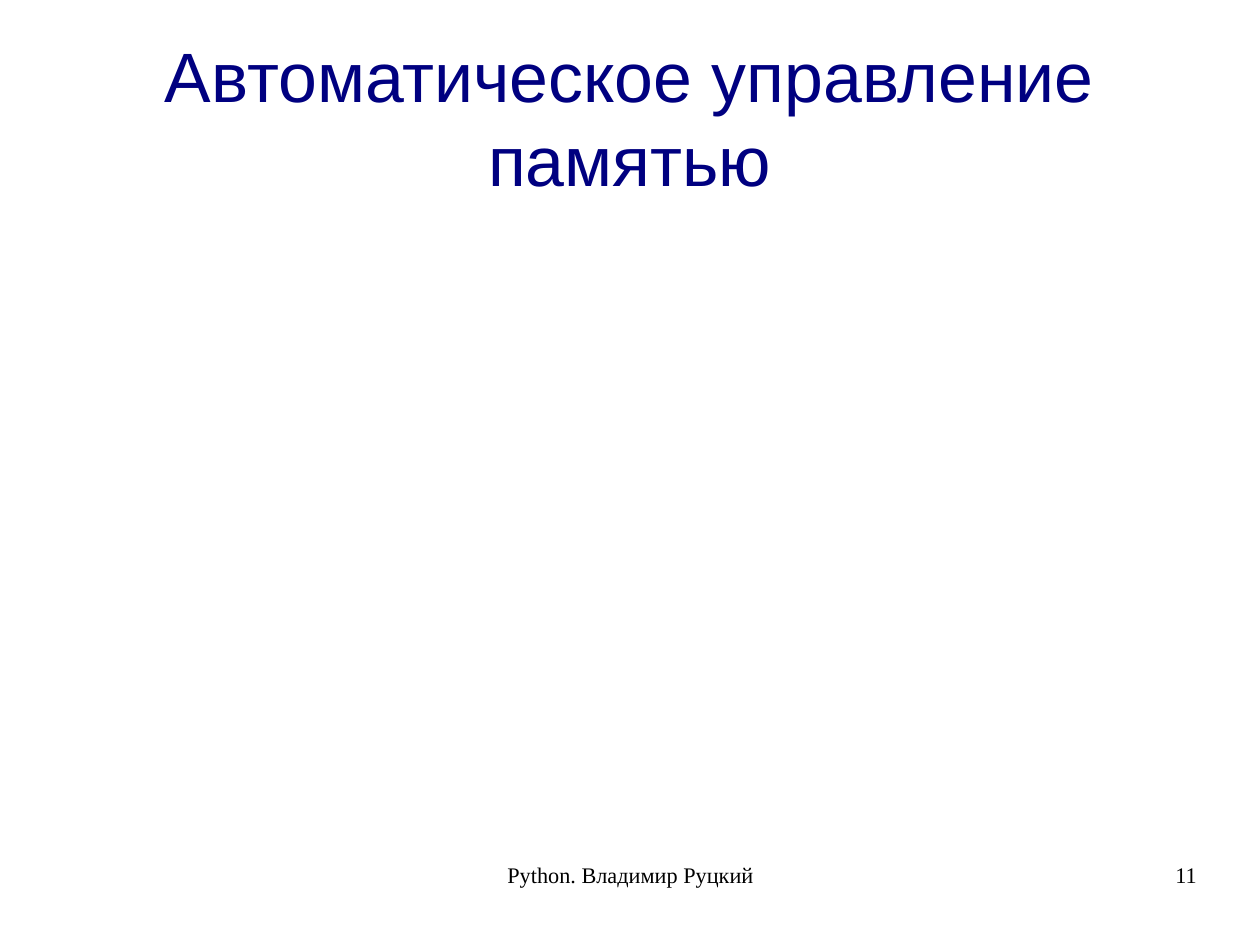
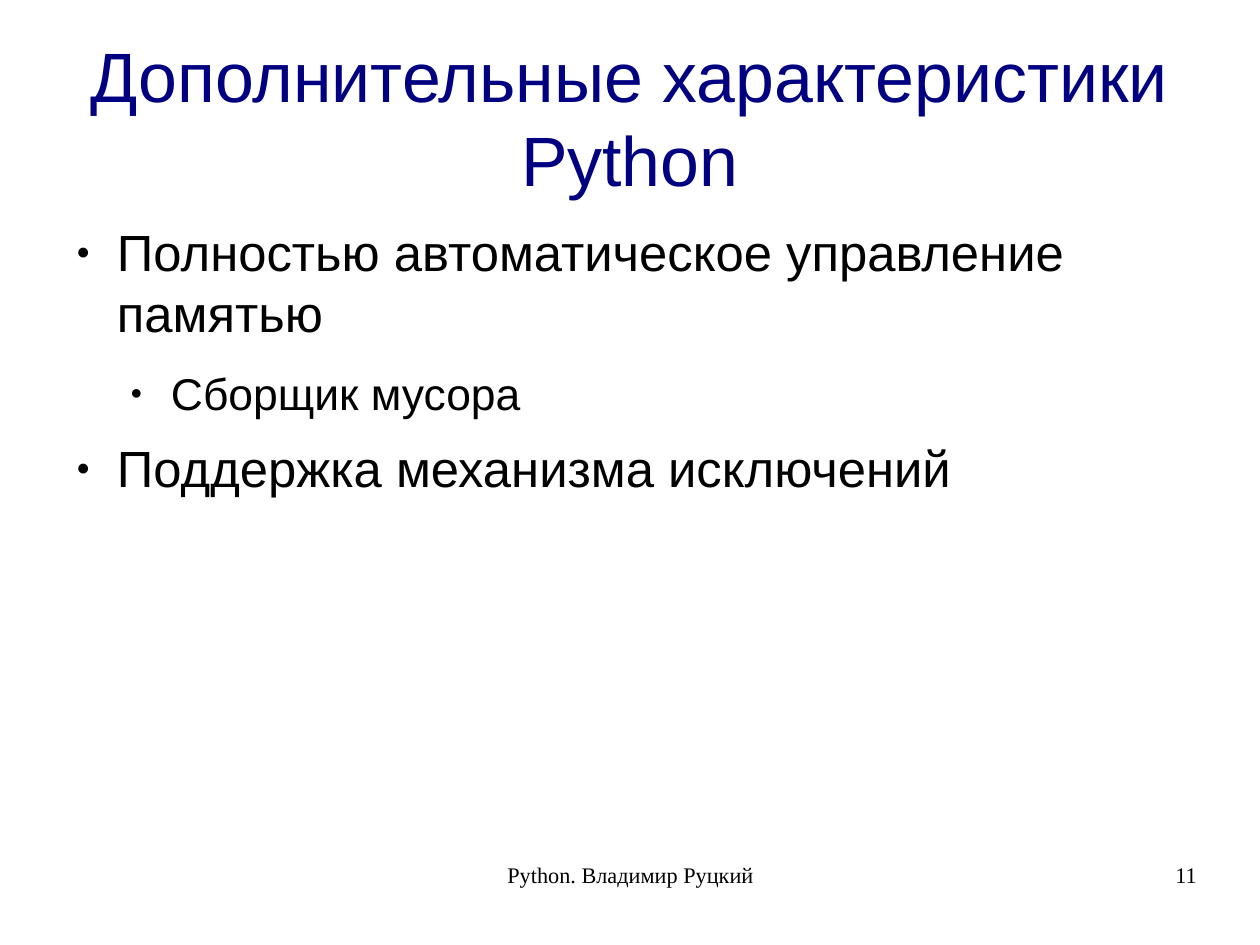
Before and after one commit to rutsky/python-course, a slide deck: slide 11 of 00_introduction.odp. Drawn at 1260x945 pixels with LibreOffice and Linux fonts; fonts in the diff are those of the drawing. Boxes give left, top, right and bottom in pixels: in the first picture for what was removed or moved away, otherwise in the second. Text is boxed around its words. In the diff, an @@ line names an element or a change of style, - is before the commit and + after.

Commit message:
WIP

```diff
--- a/00_introduction.odp
+++ b/00_introduction.odp
@@ title at box(91, 54, 1168, 199): text changed @@
-Автоматическое управление памятью
+Дополнительные характеристики Python
@@ text added at box(117, 236, 1064, 498), 32 pt, text #000000 @@
+● Полностью автоматическое управление памятью
+  ● Сборщик мусора
+● Поддержка механизма исключений
```
Also in this commit, not shown: 20 other slides changed, 2 slides added, 1 slide removed.
